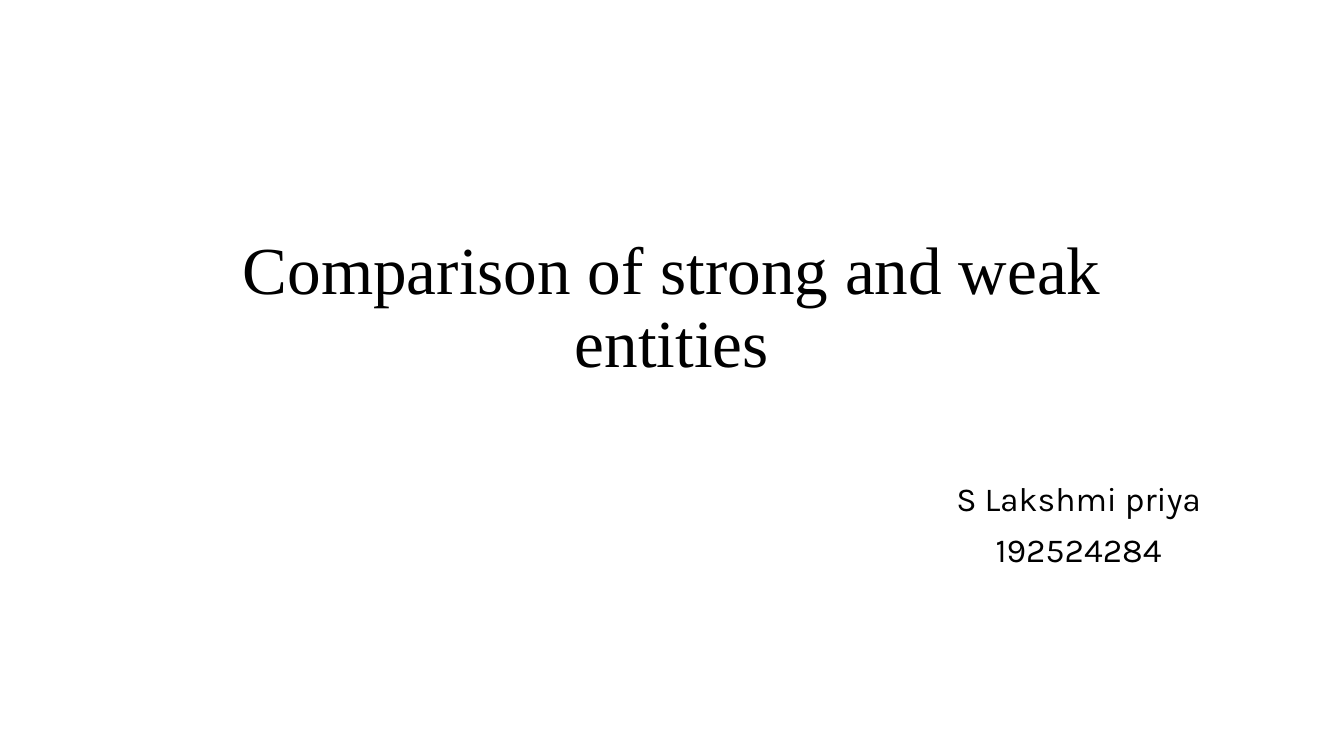
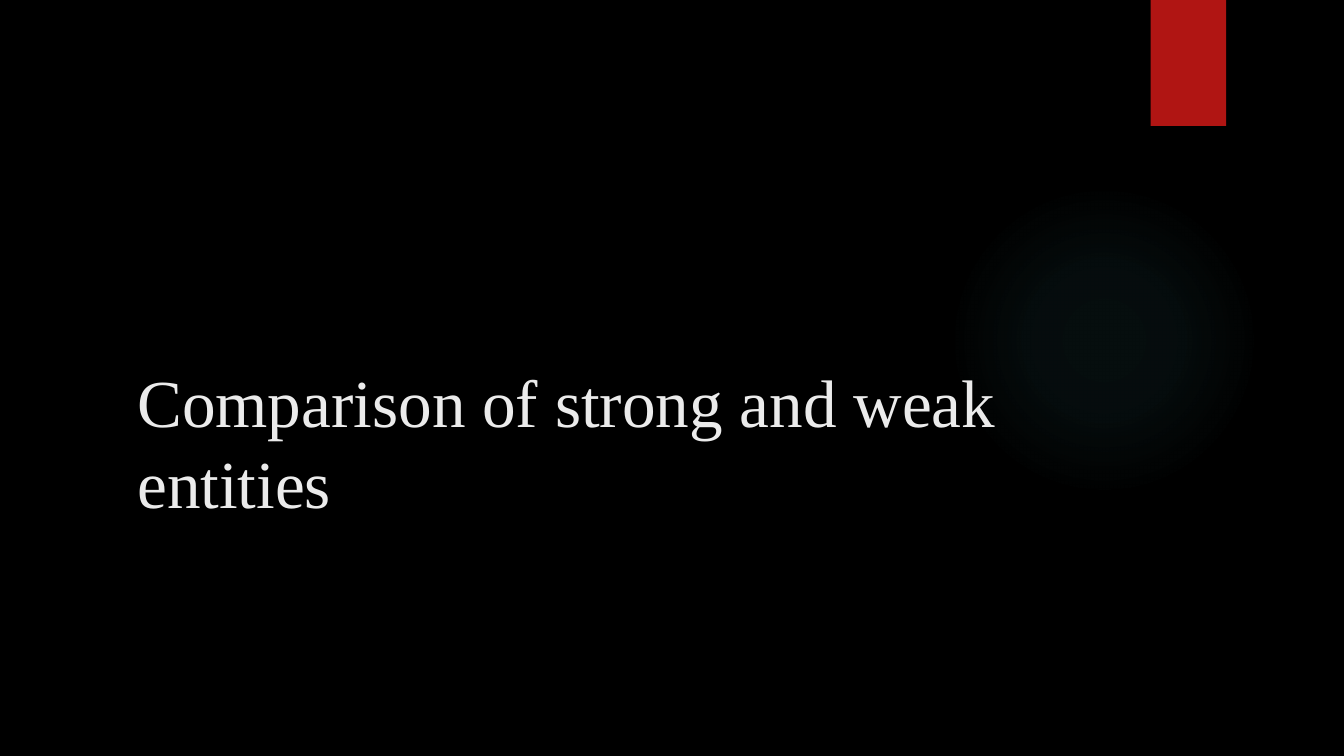
Before and after one commit to priyasiddapu-create/csa-0504-dbms, a slide deck: slide 17 of dbms ppt.pptx. Drawn at 1344x756 pixels with LibreOffice and Linux fonts; fonts in the diff are those of the drawing; background and template pictures are left out. Boxes give left, top, right and bottom in pixels: in the first picture for what was removed or moved away, otherwise in the second. Text is boxed around its words. In the diff, an @@ line names an element or a change of style, - is before the commit and + after.

```diff
--- a/dbms ppt.pptx
+++ b/dbms ppt.pptx
@@ background #FFFFFF to picture (left out) @@
@@ rectangle added at (x1=1150, y1=0, x2=1226, y2=126), fill #B01513 @@
@@ title "Comparison of strong and weak ..." moved from (x1=243, y1=246, x2=1101, y2=368) to (x1=137, y1=379, x2=996, y2=509) @@
@@ title "Comparison of strong and weak ..." at (x1=137, y1=379, x2=996, y2=509): text colour #000000 to #EBEBEB; alignment centre to left; line spacing 0.9 to 1 @@
@@ ellipse added at (x1=949, y1=185, x2=1259, y2=495), fill gradient #50B9C1 @@
@@ subtitle removed at (x1=956, y1=488, x2=1201, y2=563) @@
-S Lakshmi priya
-192524284
```
Also in this commit, not shown: 19 other slides changed, 1 slide added.
